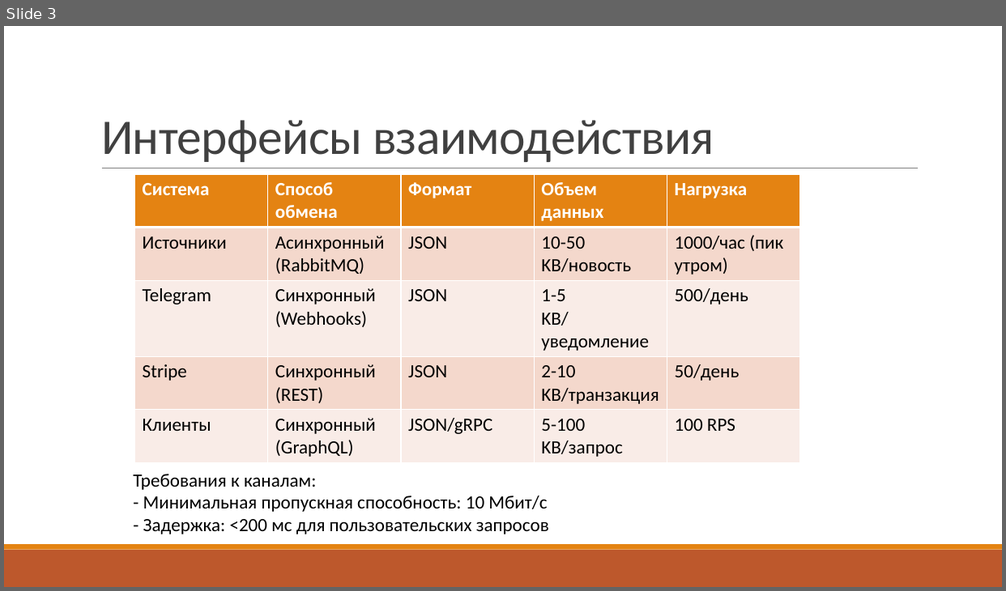
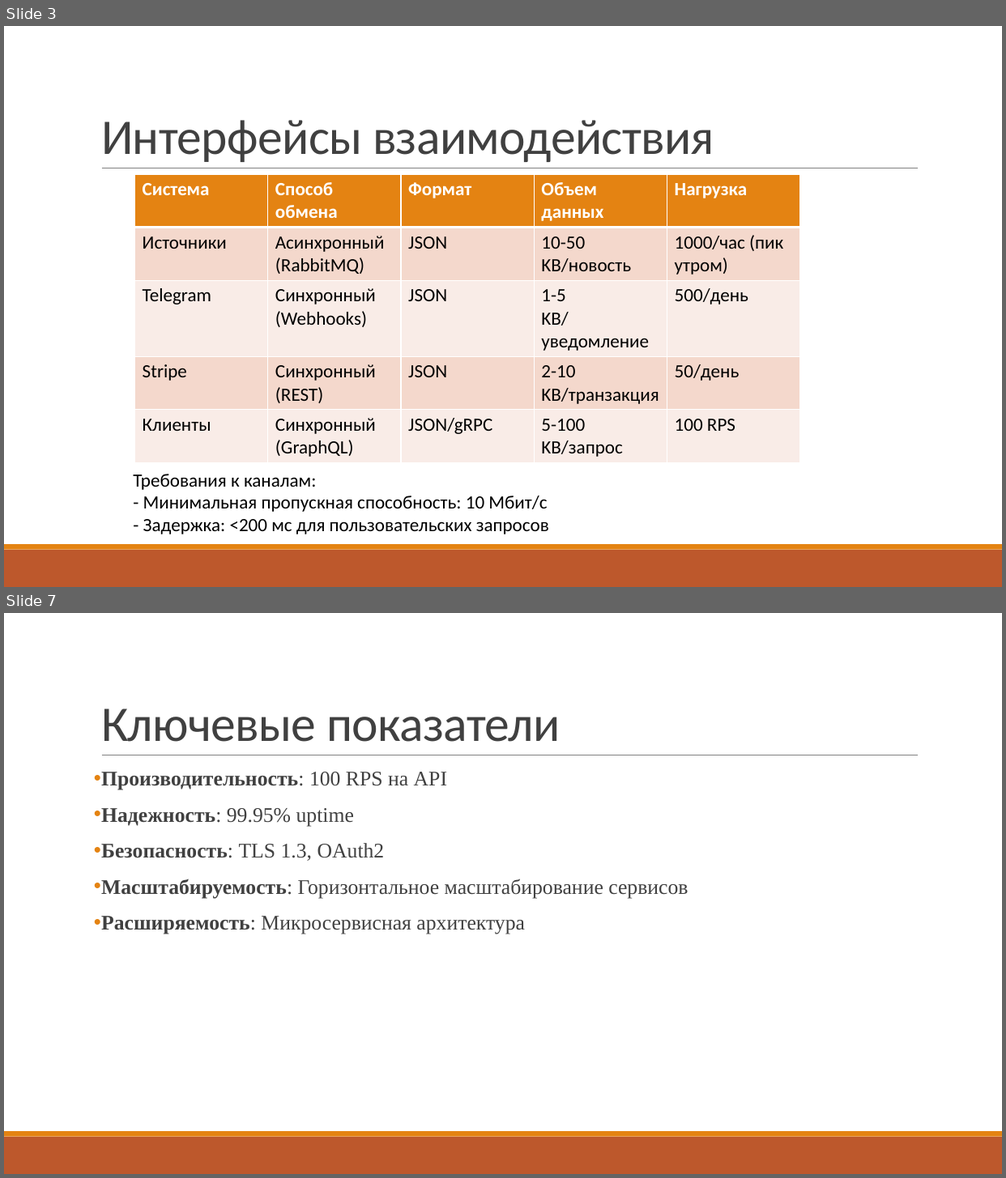
Before and after one commit to markru37/engineering-systems, a slide deck: forEdits/Iter4/Iter4_1.pptx. Shown one above the other, each under a label of ours: slide 3 before the commit, slides 3 and 7 after it; the slides between them are not shown. The pictures are 1006x591 and 1006x1178 pixels, drawn with LibreOffice and Linux fonts; fonts in the diff are those of the drawing. Boxes give left, top, right and bottom in pixels: in the first picture for what was removed or moved away, otherwise in the second. Text is boxed around its words. In the diff, an @@ line names an element or a change of style, - is before the commit and + after.

```diff
--- a/forEdits/Iter4/Iter4_1.pptx
+++ b/forEdits/Iter4/Iter4_1.pptx
@@ slide 7 added at bbox=[4, 613, 1002, 1174], background #FFFFFF; not listed: 3 template elements that a slide beside it also shows @@
@@ title added at bbox=[101, 709, 560, 742], 48 pt, text #404040 @@
+Ключевые показатели
@@ text added at bbox=[101, 772, 688, 935], 20 pt, text #404040 @@
+• Производительность: 100 RPS на API
+• Надежность: 99.95% uptime
+• Безопасность: TLS 1.3, OAuth2
+• Масштабируемость: Горизонтальное масштабирование сервисов
+• Расширяемость: Микросервисная архитектура
```
Also in this commit, not shown: 4 other slides added, 2 slides removed.
